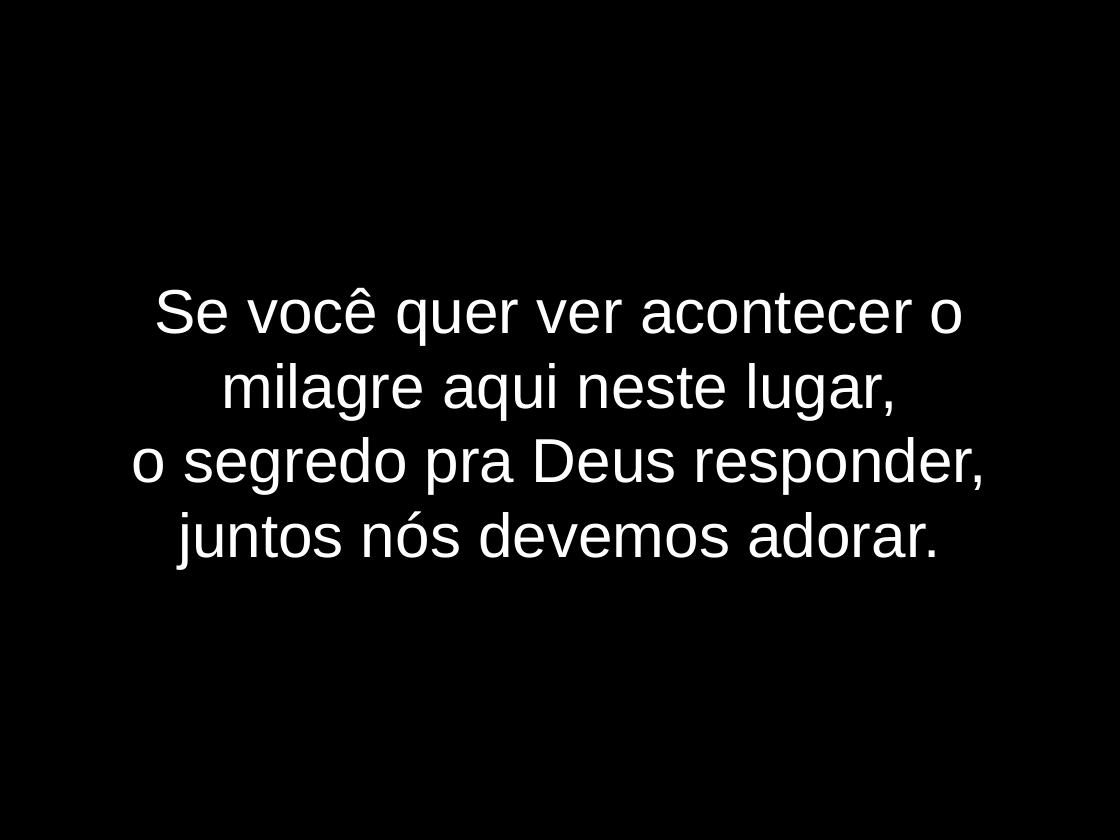
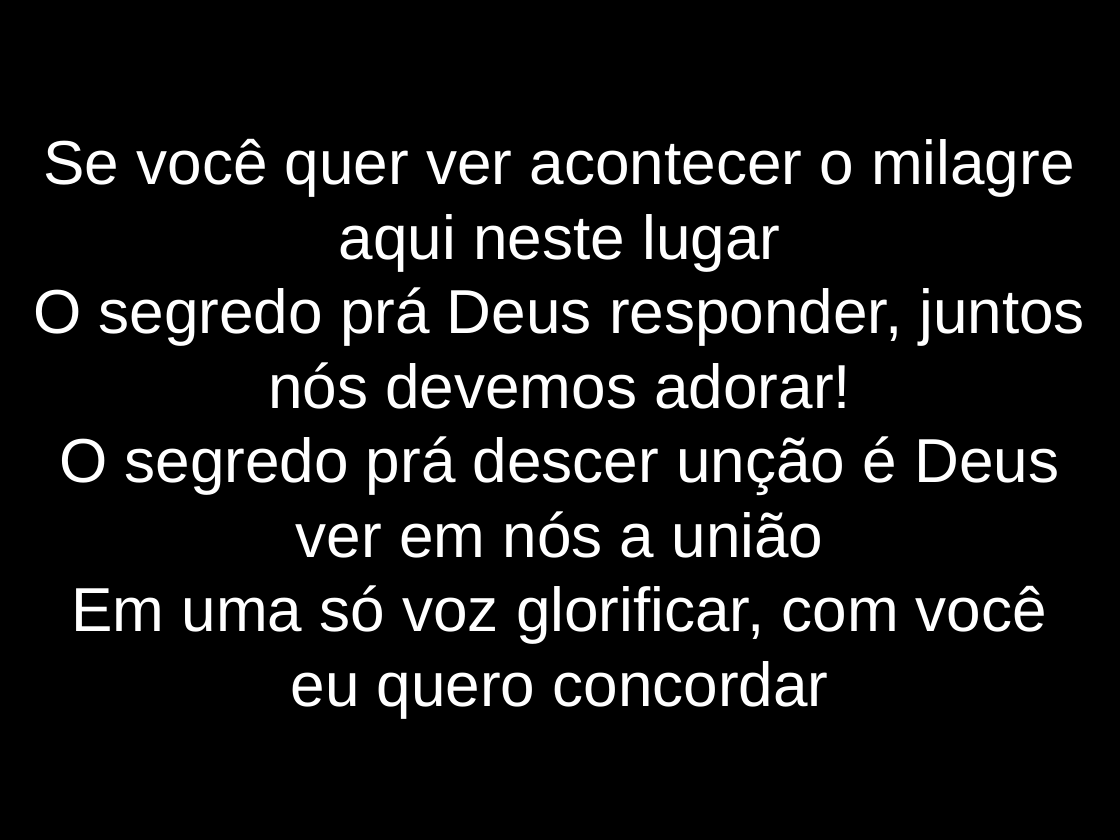
Before and after one commit to lazaroness/ChurchFiles, a slide deck: slide 2 of Elshaday/LetrasApresentacao/DependemosDeDeus.odp. Drawn at 1120x840 pixels with LibreOffice and Linux fonts; fonts in the diff are those of the drawing. Boxes give left, top, right and bottom in pixels: in the first picture for what was removed or moved away, otherwise in the second. Text is boxed around its words. In the diff, an @@ line names an element or a change of style, - is before the commit and + after.

```diff
--- a/Elshaday/LetrasApresentacao/DependemosDeDeus.odp
+++ b/Elshaday/LetrasApresentacao/DependemosDeDeus.odp
@@ subtitle at [33,138,1085,717]: text changed @@
-Se você quer ver acontecer o milagre aqui neste lugar,
-o segredo pra Deus responder, juntos nós devemos adorar.
+Se você quer ver acontecer o milagre aqui neste lugar
+O segredo prá Deus responder, juntos nós devemos adorar!
+O segredo prá descer unção é Deus ver em nós a união
+Em uma só voz glorificar, com você eu quero concordar
```
Also in this commit, not shown: 9 other slides changed, 2 slides removed, 15 other files.
